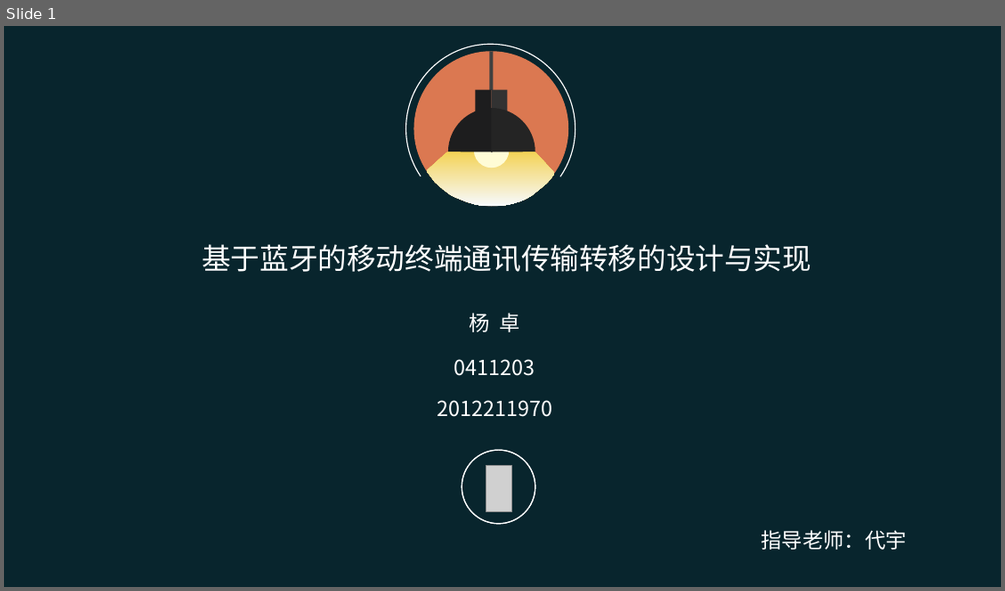
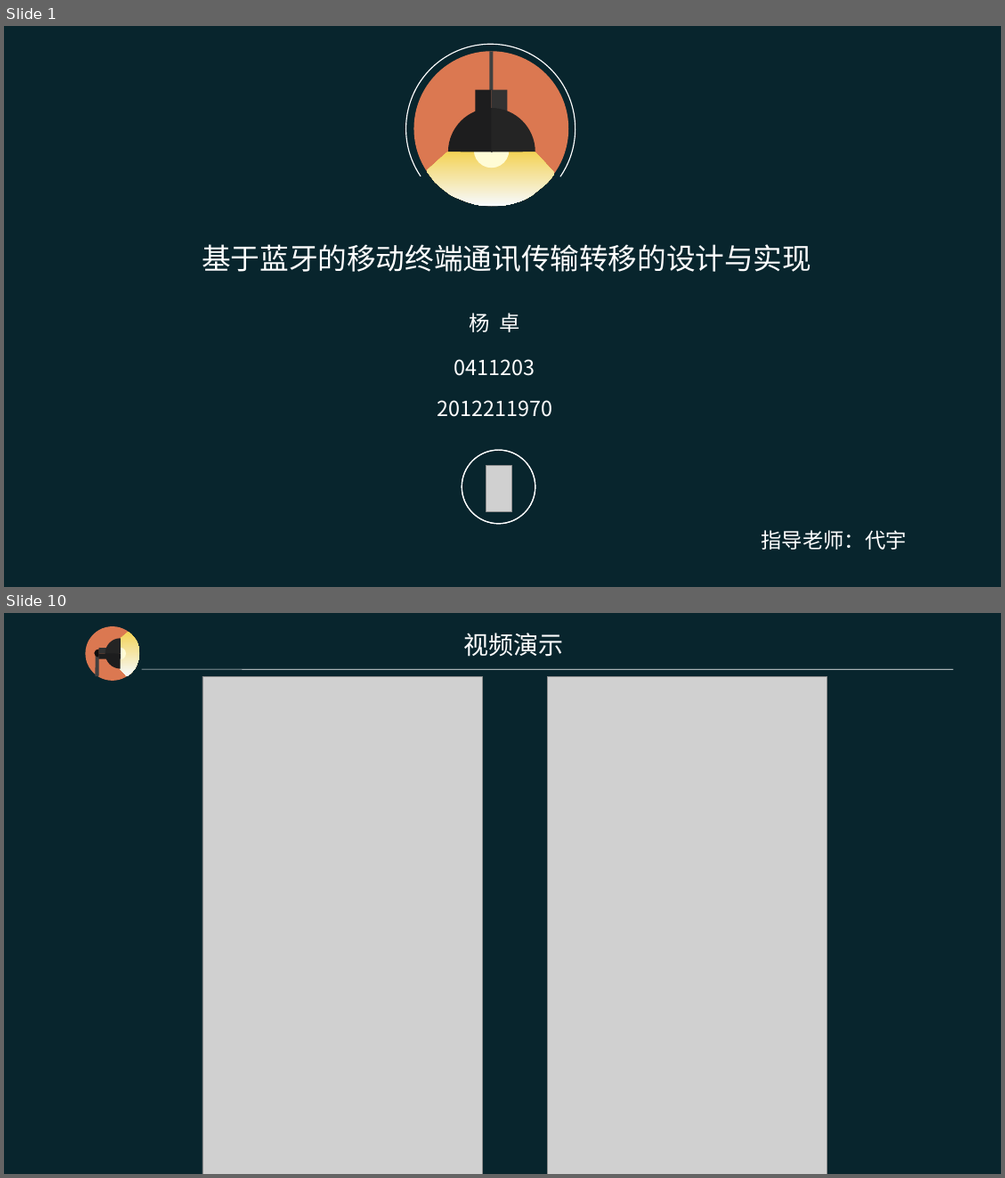
Before and after one commit to YoungDroid/BluetoothTranslation, a slide deck: 1-49.ppt. Shown one above the other, each under a label of ours: slide 1 before the commit, slides 1 and 10 after it; the slides between them are not shown. The pictures are 1005x591 and 1005x1178 pixels, drawn with LibreOffice and Linux fonts; fonts in the diff are those of the drawing; grey boxes stand for pictures. Boxes give left, top, right and bottom in pixels: in the first picture for what was removed or moved away, otherwise in the second. Text is boxed around its words. In the diff, an @@ line names an element or a change of style, - is before the commit and + after.

```diff
--- a/1-49.ppt
+++ b/1-49.ppt
@@ slide 10 added at (4,613,1001,1174), background #08252D @@
@@ group added at (85,626,953,681): 5 freeform shapes, 2 lines, 2 rectangles, 1 text, 1 ellipse @@
+视频演示
@@ picture added at (202,676,481,1174) @@
@@ picture added at (547,676,826,1174) @@
```
Also in this commit, not shown: 3 slides changed, 6 other slides added, 2 slides removed.
